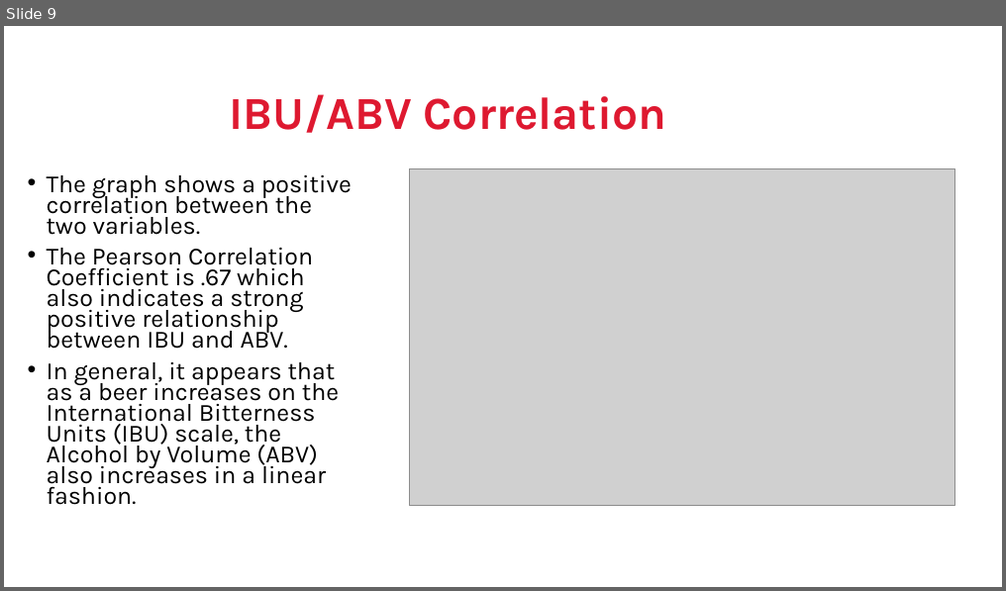
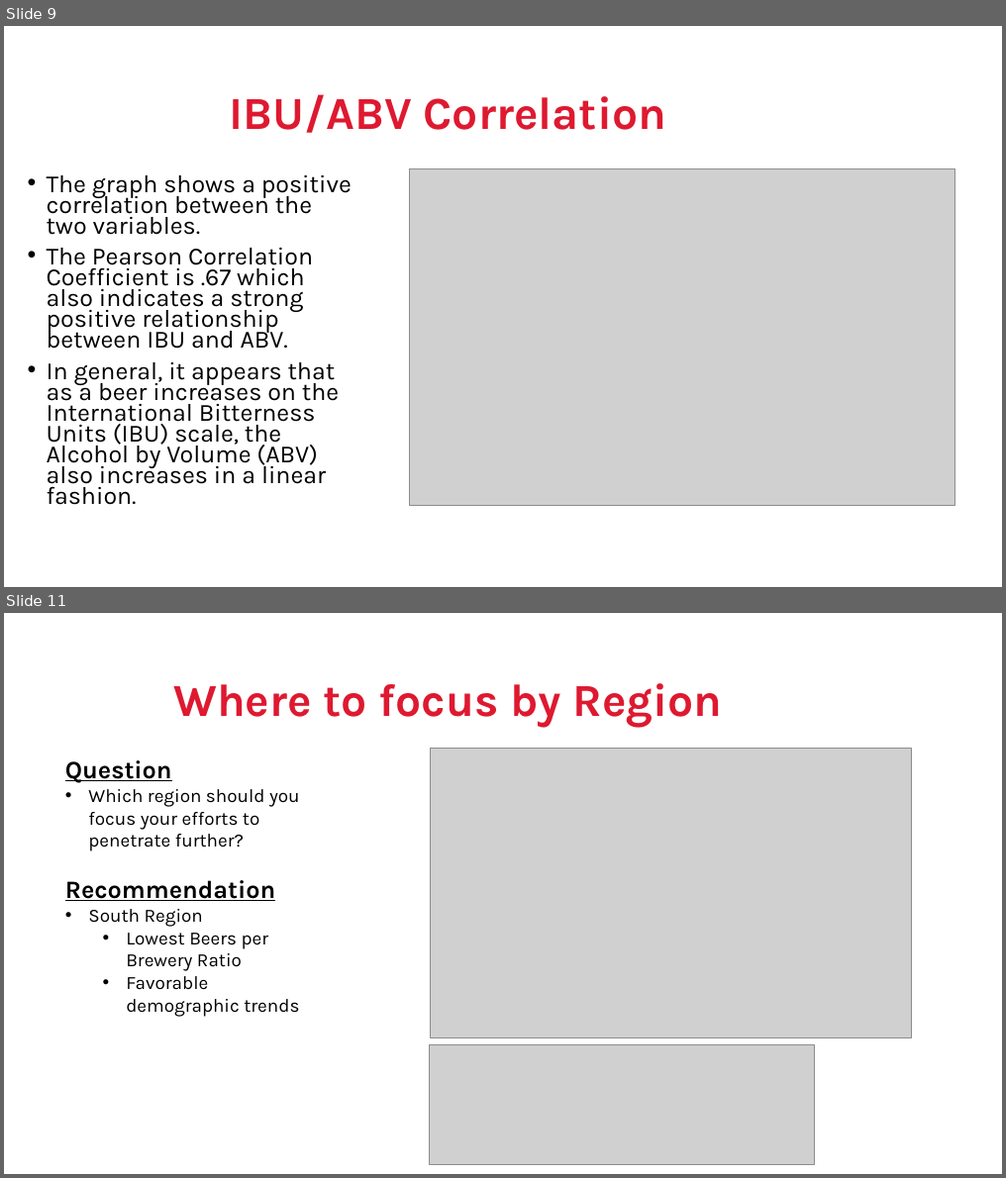
Before and after one commit to jeffnreed/DDS_Project1, a slide deck: DDS Project1 - Reed_Miller.pptx. Shown one above the other, each under a label of ours: slide 9 before the commit, slides 9 and 11 after it; the slides between them are not shown. The pictures are 1006x591 and 1006x1178 pixels, drawn with LibreOffice and Linux fonts; fonts in the diff are those of the drawing; grey boxes stand for pictures; background and template pictures are left out. Boxes give left, top, right and bottom in pixels: in the first picture for what was removed or moved away, otherwise in the second. Text is boxed around its words. In the diff, an @@ line names an element or a change of style, - is before the commit and + after.

```diff
--- a/DDS Project1 - Reed_Miller.pptx
+++ b/DDS Project1 - Reed_Miller.pptx
@@ slide 11 added at <box>4,613,1002,1174</box>, background picture (left out) @@
@@ title added at <box>173,683,722,727</box>, 44 pt, text #DE1930, bold @@
+Where to focus by Region
@@ text added at <box>65,761,300,1017</box>, 18 pt, text #000000 @@
+Question
+• Which region should you focus your efforts to penetrate further?
+Recommendation
+• South Region
+  • Lowest Beers per Brewery Ratio
+  • Favorable demographic trends
@@ picture added at <box>431,749,912,1039</box> @@
@@ picture added at <box>430,1046,815,1164</box> @@
```
Also in this commit, not shown: 4 slides changed, 3 other slides added.
